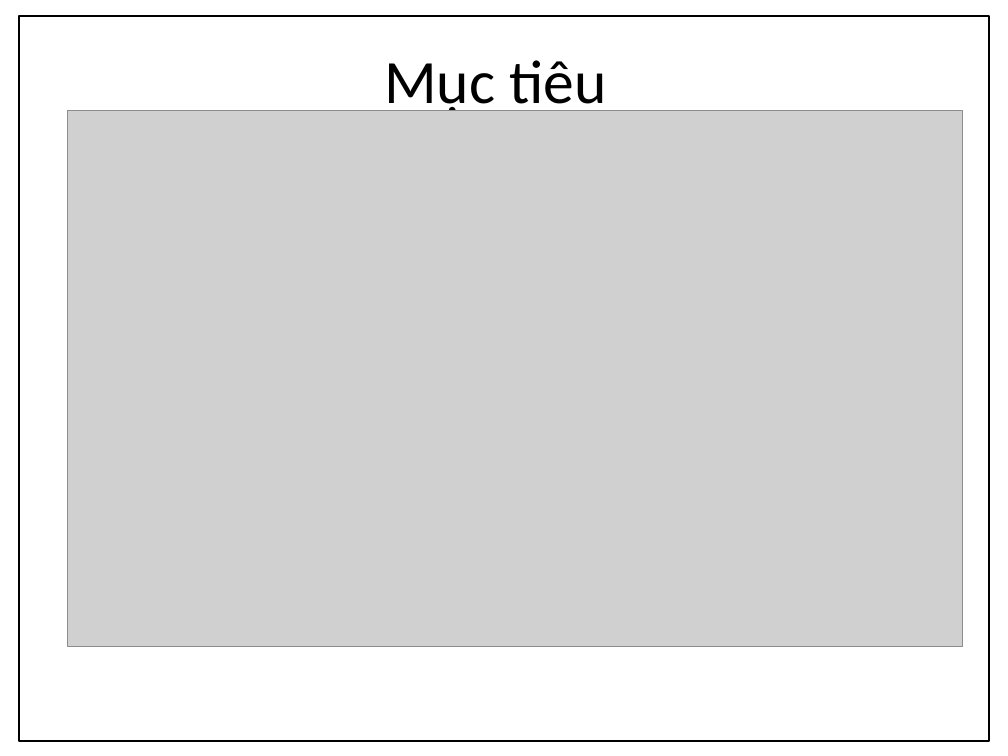
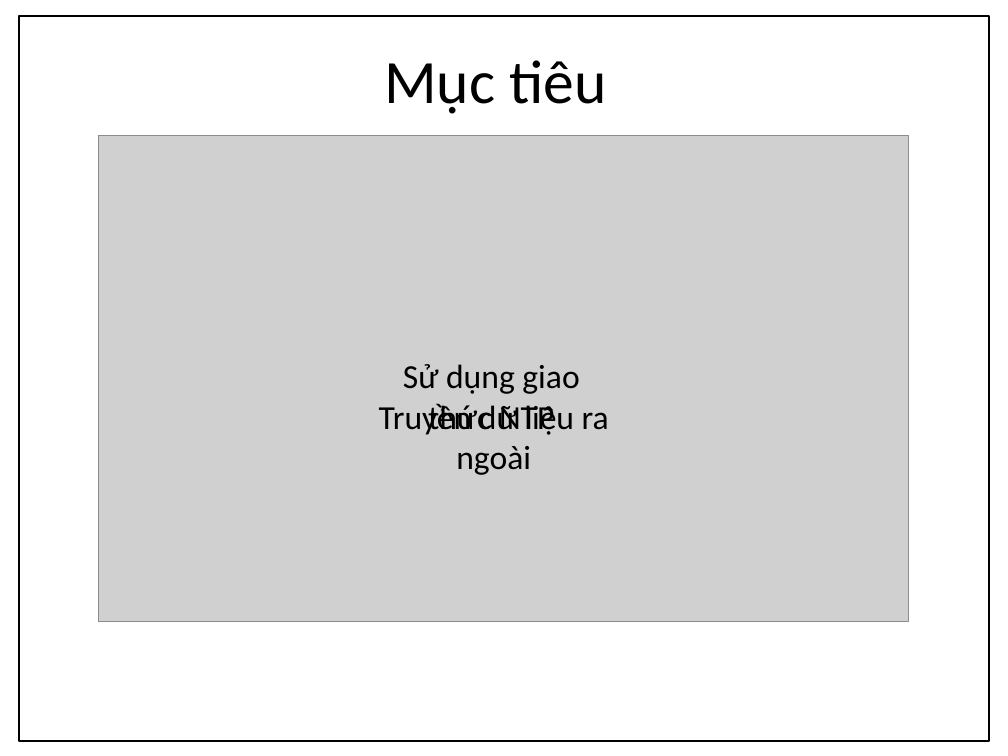
Before and after one commit to apkadmin/doan, a slide deck: slide 3 of Kỹ-thuật-khai-thác-giao-thức-Network-Time.pptx. Drawn at 1008x756 pixels with LibreOffice and Linux fonts; fonts in the diff are those of the drawing; grey boxes stand for pictures; background and template pictures are left out. Boxes give left, top, right and bottom in pixels: in the first picture for what was removed or moved away, otherwise in the second. Text is boxed around its words. In the diff, an @@ line names an element or a change of style, - is before the commit and + after.

```diff
--- a/Kỹ-thuật-khai-thác-giao-thức-Network-Time.pptx
+++ b/Kỹ-thuật-khai-thác-giao-thức-Network-Time.pptx
@@ picture resized from (x1=68, y1=110, x2=963, y2=646) to (x1=99, y1=136, x2=909, y2=622) @@
@@ text added at (x1=403, y1=364, x2=579, y2=435), 24 pt, text #000000 @@
+Sử dụng giao thức NTP
@@ text added at (x1=379, y1=403, x2=609, y2=475), 24 pt, text #000000 @@
+Truyền dữ liệu ra ngoài
```
Also in this commit, not shown: 4 other slides changed, 16 other files.
